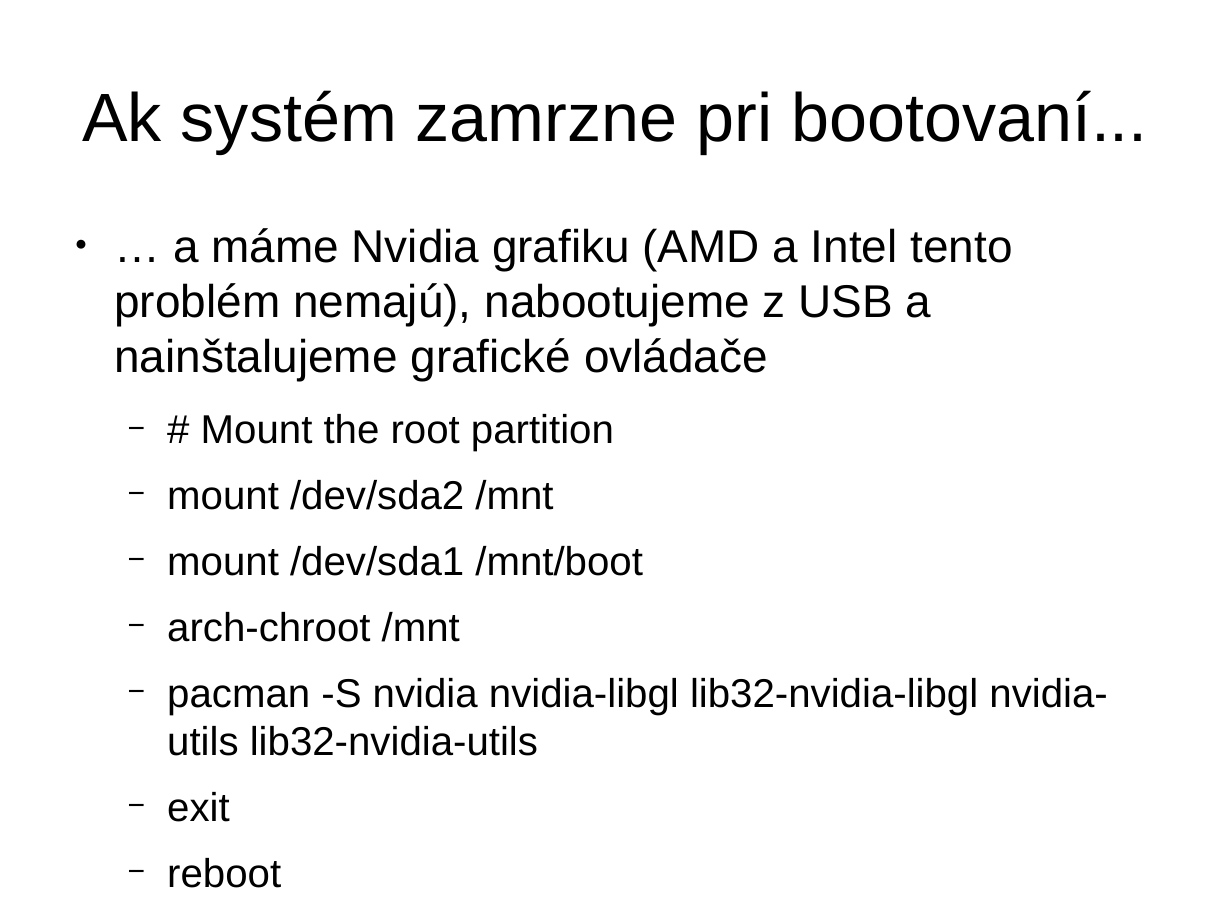
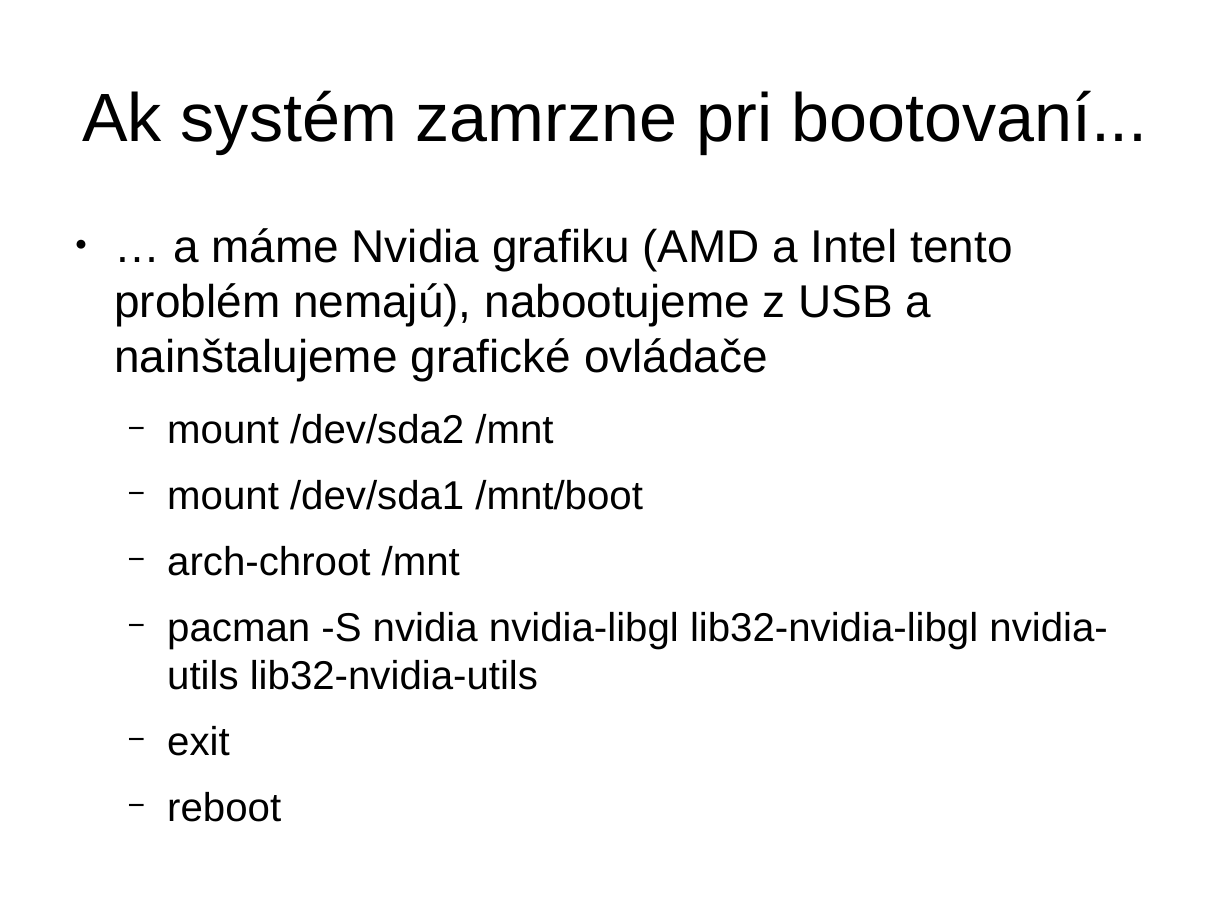
Before and after one commit to radi42/FRI, a slide deck: slide 51 of Ing/2.semester/UNIX/Sisila_Andrej_Instalacia_Arch_Linux.odp (slide 30 before the commit). Drawn at 1232x924 pixels with LibreOffice and Linux fonts; fonts in the diff are those of the drawing. Boxes give left, top, right and bottom in pixels: in the first picture for what was removed or moved away, otherwise in the second. Text is boxed around its words. In the diff, an @@ line names an element or a change of style, - is before the commit and + after.

```diff
--- a/Ing/2.semester/UNIX/Sisila_Andrej_Instalacia_Arch_Linux.odp
+++ b/Ing/2.semester/UNIX/Sisila_Andrej_Instalacia_Arch_Linux.odp
@@ text at <box>201,414,614,451</box>: paragraph removed @@
-  − # Mount the root partition
```
Also in this commit, not shown: 17 other slides changed, 31 slides added, 1 slide removed.
